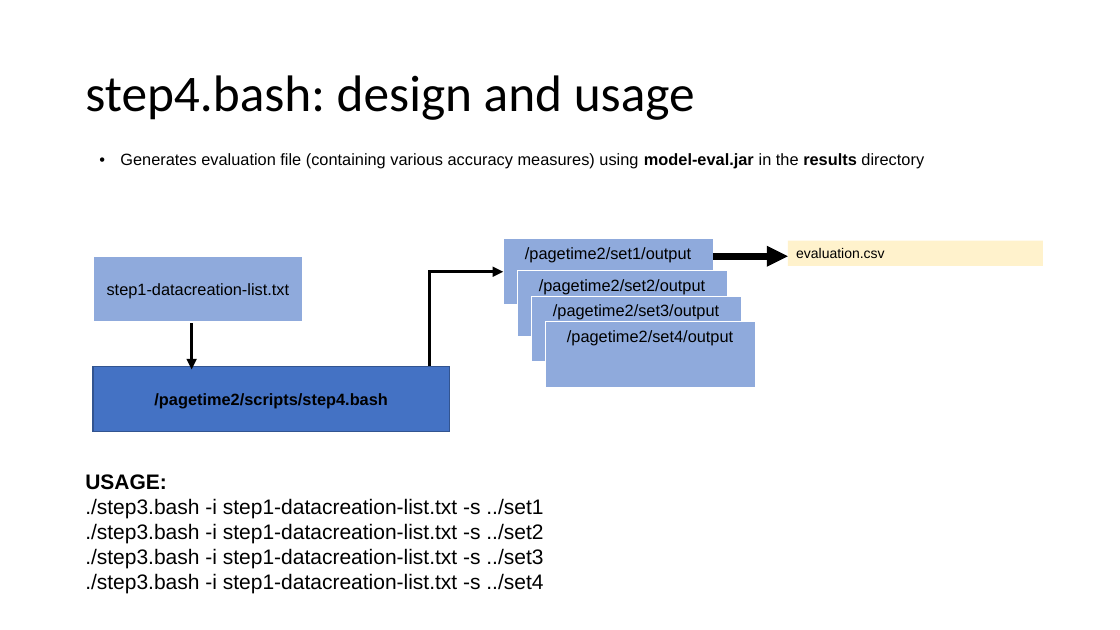
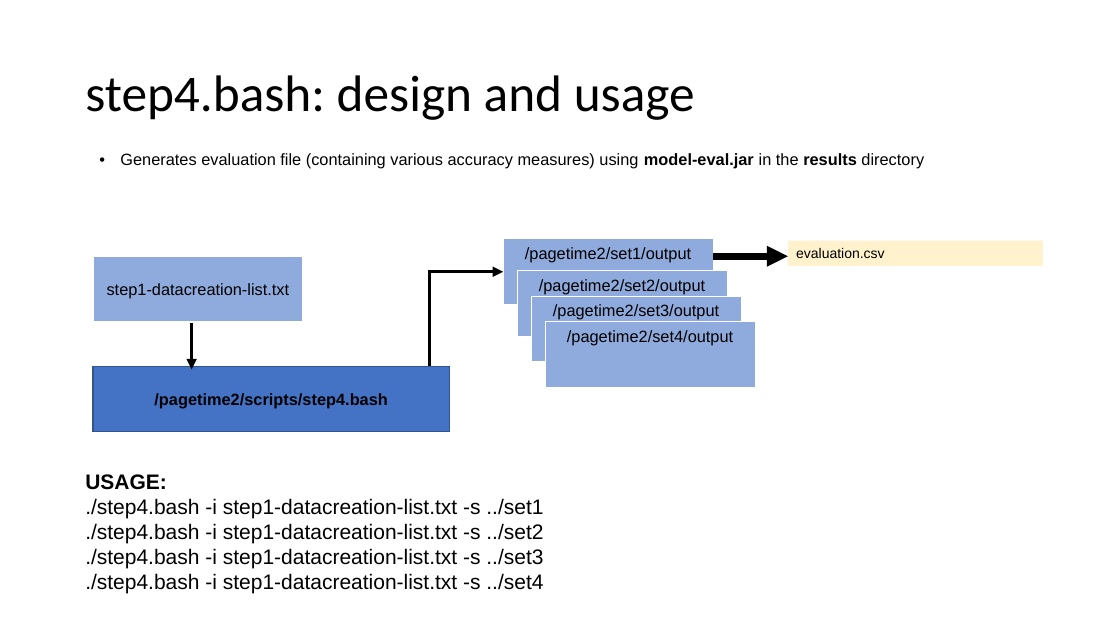
Before and after one commit to predmodelswebpage/mlt, a slide deck: slide 19 of Performance Evaluation of MLT in Web Page Load Time Prediction - Datasets and Scripts.pptx (slide 17 before the commit). Drawn at 1120x630 pixels with LibreOffice and Linux fonts; fonts in the diff are those of the drawing. Boxes give left, top, right and bottom in pixels: in the first picture for what was removed or moved away, otherwise in the second. Text is boxed around its words. In the diff, an @@ line names an element or a change of style, - is before the commit and + after.

```diff
--- a/Performance Evaluation of MLT in Web Page Load Time Prediction - Datasets and Scripts.pptx
+++ b/Performance Evaluation of MLT in Web Page Load Time Prediction - Datasets and Scripts.pptx
@@ text at [85, 498, 543, 594]: text changed @@
-./step3.bash -i step1-datacreation-list.txt -s ../set1
-./step3.bash -i step1-datacreation-list.txt -s ../set2
-./step3.bash -i step1-datacreation-list.txt -s ../set3
-./step3.bash -i step1-datacreation-list.txt -s ../set4
+./step4.bash -i step1-datacreation-list.txt -s ../set1
+./step4.bash -i step1-datacreation-list.txt -s ../set2
+./step4.bash -i step1-datacreation-list.txt -s ../set3
+./step4.bash -i step1-datacreation-list.txt -s ../set4
```
Also in this commit, not shown: 8 other slides changed, 2 slides added, 1 other file.
